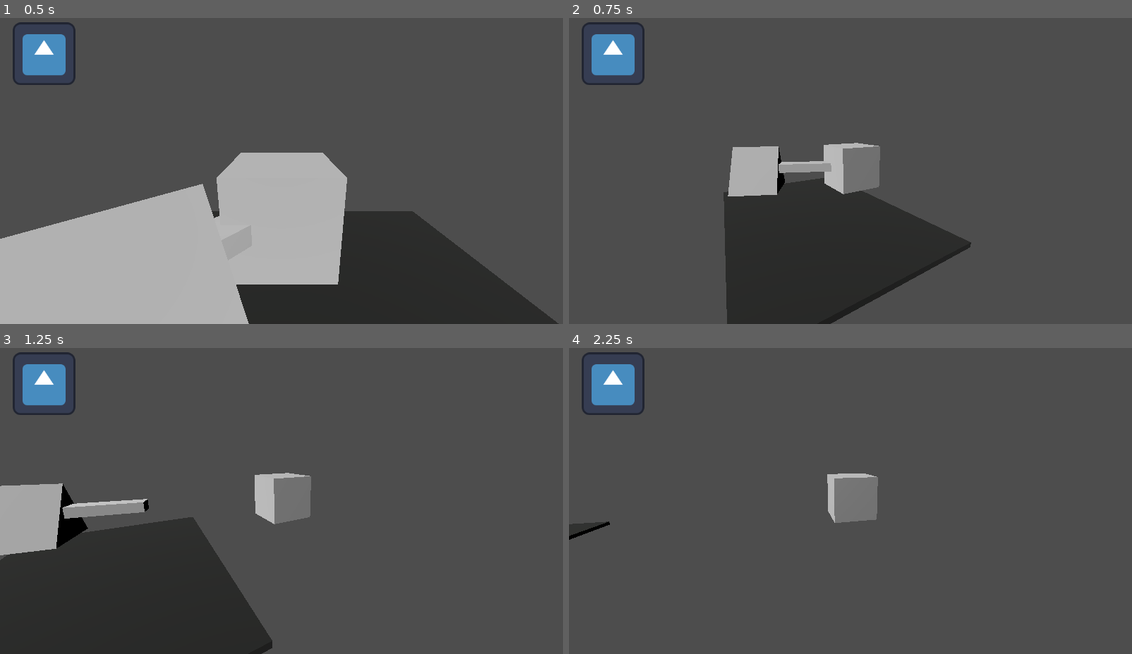
Above: before the commit, frames 1-4 (two rows, left to right).
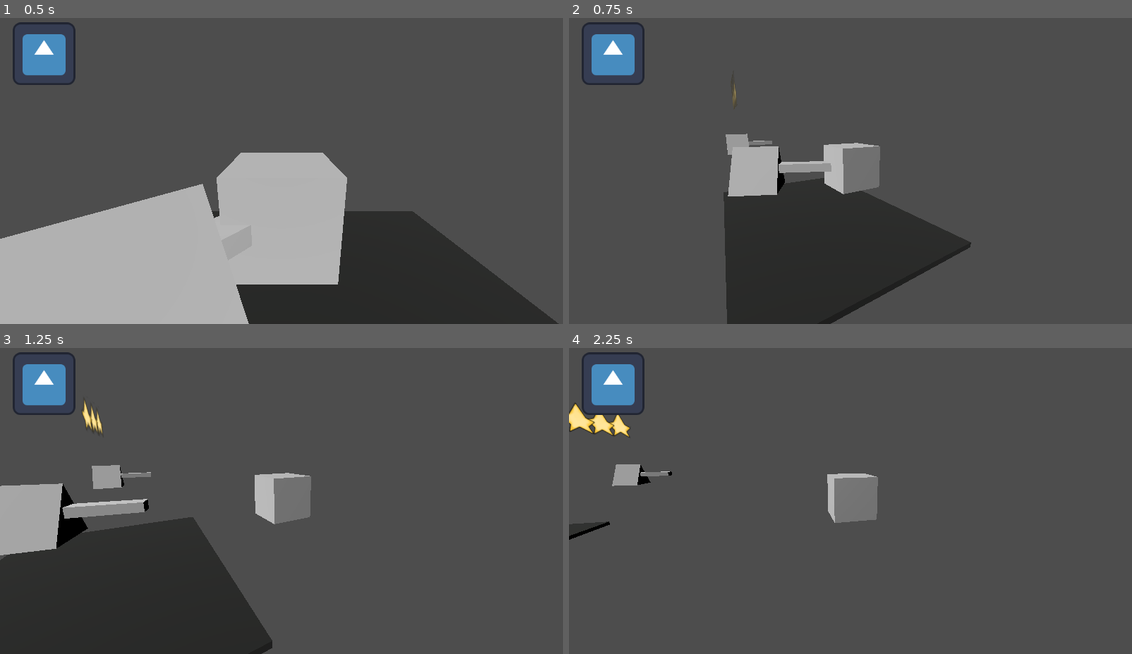
Above: after the commit, the same moments.

Repository: abody2k/Im-going-home
Game: Godot game, scene res://scenes/main.tscn
Two runs of this game, one before a commit and one after it. Both use one fixed random seed, a clock stepped at 60 frames per second and the inputs below. The engine's default icon, where the game draws it, is replaced by a stand-in: a white triangle on a blue panel in a dark square.
Inputs (mouse positions are in pixels of both pictures, inside the frame that each line leads up to):
- Up to frame 1 (0.5 s): no input
- Up to frame 2 (0.75 s): tap Enter at 0.5 s; move the mouse to (884, 164) at 0.52 s; hold Up (forward) from 0.53 s (still down); tap Space (action) at 0.6 s
- Up to frame 3 (1.25 s): keep holding Up (forward)
- Up to frame 4 (2.25 s): keep holding Up (forward); move the mouse to (822, 497) at 1.27 s; tap Space (action) at 1.35, 2.1 s; move the mouse to (867, 488) at 2.02 s

Frame 1 is identical in both runs. In frame 2, 0.3% of the frame differs, in the area x 27-37%, y 19-45%; in frame 3, 0.6%; in frame 4, 1.0%, in the area x 0-19%, y 17-46%.

Commit message:
added a star pic, star object to indicate authority, and a star spawning code depending on the authority

Diff:
--- a/project.godot
+++ b/project.godot
@@ -11,6 +11,7 @@
 [application]
 
 config/name="I'm going home"
+config/version="0.0.1"
 run/main_scene="res://scenes/main.tscn"
 config/features=PackedStringArray("4.3", "GL Compatibility")
 config/icon="res://icon.svg"
--- a/scenes/main.tscn
+++ b/scenes/main.tscn
@@ -36,3 +36,15 @@
 pos = [NodePath("../pos1"), NodePath("../pos2")]
 solider_type = 1
 dynamic_movement_time = 5.0
+
+[node name="ship_solider2" parent="." node_paths=PackedStringArray("pos") instance=ExtResource("2_g4aor")]
+transform = Transform3D(1, 0, 0, 0, 1, 0, 0, 0, 1, 7.01219, 1, 1)
+pos = [NodePath("../pos1"), NodePath("../pos2")]
+dynamic_movement_time = 5.0
+authority = 1
+
+[node name="ship_solider3" parent="." node_paths=PackedStringArray("pos") instance=ExtResource("2_g4aor")]
+transform = Transform3D(1, 0, 0, 0, 1, 0, 0, 0, 1, -8.17958, 1, 1)
+pos = [NodePath("../pos1"), NodePath("../pos2")]
+dynamic_movement_time = 5.0
+authority = 3
--- a/scenes/ship_solider.tscn
+++ b/scenes/ship_solider.tscn
@@ -75,6 +75,9 @@
 
 [node name="aim" type="Node3D" parent="."]
 
+[node name="stars" type="Node3D" parent="."]
+transform = Transform3D(1, 0, 0, 0, 1, 0, 0, 0, 1, 0, 2.45765, 0)
+
 [connection signal="animation_finished" from="AnimationPlayer" to="." method="_on_animation_player_animation_finished"]
 [connection signal="body_shape_entered" from="Area3D" to="." method="player_entered"]
 [connection signal="body_shape_exited" from="Area3D" to="." method="player_exited"]
--- /dev/null
+++ b/scenes/star.tscn
@@ -0,0 +1,7 @@
+[gd_scene load_steps=2 format=3 uid="uid://5i6q2k3stlye"]
+
+[ext_resource type="Texture2D" uid="uid://447os7cqvuj3" path="res://star.png" id="1_mpooj"]
+
+[node name="star" type="Sprite3D"]
+transform = Transform3D(0.27, 0, 0, 0, 0.27, 0, 0, 0, 0.27, 0, 0, 0)
+texture = ExtResource("1_mpooj")
--- a/scripts/bullet.gd
+++ b/scripts/bullet.gd
@@ -2,7 +2,7 @@
 
 
 var player_position_set = false
-const SPEED = 115.0
+const SPEED = 70.0
 
 func set_player_position(pos : Vector3):
 	look_at(pos)
--- a/scripts/ship_solider.gd
+++ b/scripts/ship_solider.gd
@@ -15,6 +15,9 @@
 var tween2 : Tween
 var player : CharacterBody3D
 var mode : MODES = MODES.OBSERVING
+@export var authority = 0
+const STAR = preload("res://scenes/star.tscn")
+var made_stars = false
 
 
 func go_backward():
@@ -35,6 +38,18 @@
 
 	if solider_type != SOLIDER_TYPE.STATIC:
 		go_forward()
+
+	if made_stars:
+		return
+	print('done')
+	print(authority)
+	print(range(authority))
+	for i in range(authority):
+		print(i)
+		var star = STAR.instantiate()
+		$stars.add_child(star)
+		star.position=Vector3.ZERO + Vector3(i,0,0)
+	made_stars=true
 
 func collapse_character():
 
Binary file added: star.png
Not shown, added: star.png.import
